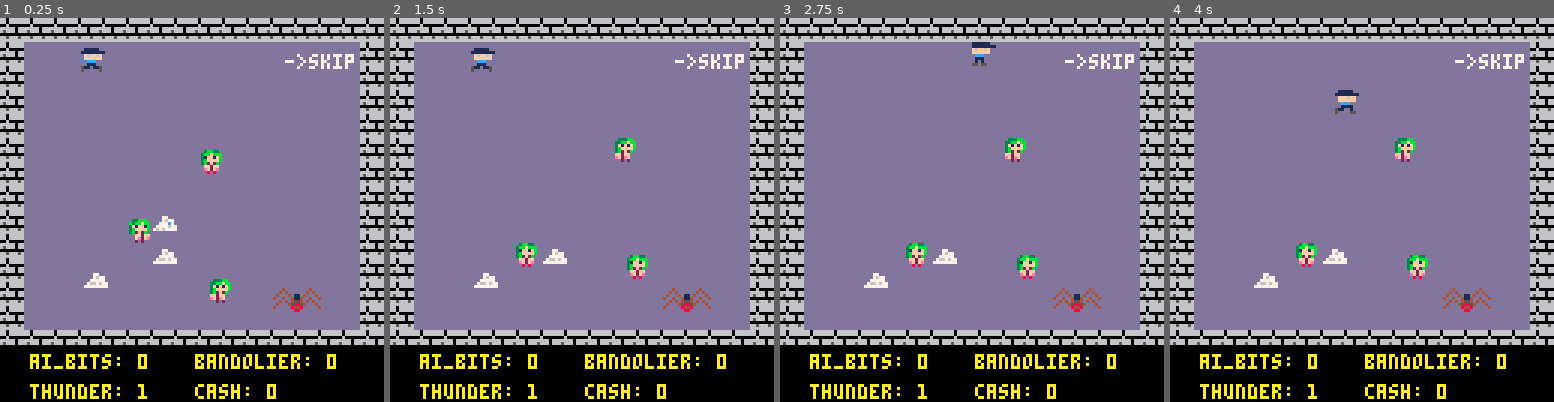
Above: before the commit, frames 1-4 (left to right).
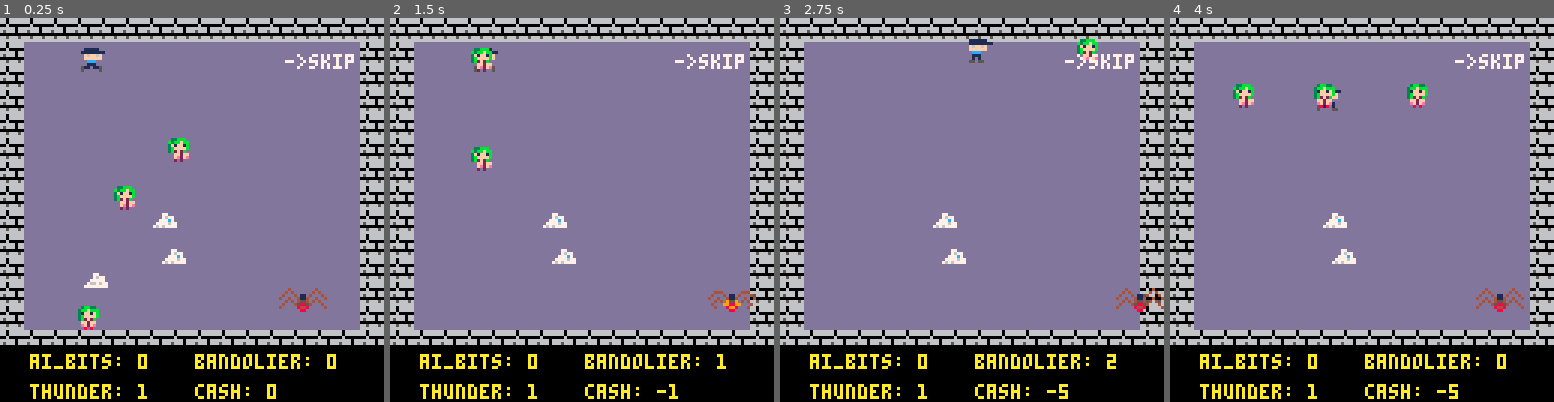
Above: after the commit, the same moments.

Repository: dfirebaugh/j46k
Game: PICO-8 cartridge j46k.p8
Two runs of this game, one before a commit and one after it. Both use one fixed random seed, a clock stepped at 60 frames per second and the inputs below.
Inputs:
- Up to frame 1 (0.25 s): no input
- Up to frame 2 (1.5 s): tap O (Z key) at 0.7 s
- Up to frame 3 (2.75 s): hold Right 1.6-2.1 s; tap O (Z key) at 1.7, 2.1, 2.5 s; hold Up 2.15-2.42 s; hold Right from 2.47 s (still down)
- Up to frame 4 (4 s): tap O (Z key) at 2.9, 3.3, 3.7 s; release Right at 3.03 s; hold Left 3.08-3.58 s; hold Down 3.63-3.97 s

The runs differ from the first frame. In frame 1, 2.3% of the frame differs, in the area x 20-86%, y 31-82%; in frame 2, 2.6%; in frame 3, 2.5%; in frame 4, 3.0%, in the area x 16-93%, y 17-100%.

Commit message:
better spawning of actors to the map animating spidy a bit

Diff:
--- a/j46k.p8
+++ b/j46k.p8
@@ -22,10 +22,10 @@
 sfx_enabled=0
 
 -- spawn chances
-lady_spawn_chance = 2
-spider_spawn_chance = 2
-tsnow_spawn_chance = 6
-aibit_spawn_chance = 4
+lady_spawn_number = 2
+spidy_spawn_number = 2
+tsnow_spawn_number = 8
+aibit_spawn_number = 5
 
 -- sprites
 tsnow_sprite = 32
@@ -47,6 +47,10 @@
 lady_inertia_inc = 0--.08
 lady_bounce = 1
 lady_speed = 1
+lady_return_rate = .2
+
+spidy_follow_rate = .01
+spidy_aggro_distance = 5
 
 jon_sprite = 0
 jon_attack_modifier = 1
@@ -60,8 +64,8 @@
 -- game_states:
 setup_intro_level = 0
 play_intro_level = 1
-setup_first_level = 2
-play_first_level = 3
+setup_generated_level = 2
+play_generated_level = 3
 
 -- game state:
 game_state = setup_intro_level
@@ -98,11 +102,11 @@
     game_state += 1
   elseif (game_state == play_intro_level) then
     update_intro_level()
-  elseif (game_state == setup_first_level) then
-    init_first_level()
+  elseif (game_state == setup_generated_level) then
+    init_generated_level()
     game_state += 1
-  elseif(game_state == play_first_level) then
-    update_first_level()
+  elseif(game_state == play_generated_level) then
+    update_generated_level()
   end
 end
 
@@ -111,9 +115,9 @@
   if(game_state == play_intro_level) then
     draw_intro_level()
     check_for_message()
-  elseif (game_state == setup_first_level) then
-  elseif (game_state == play_first_level) then
-    draw_first_level()
+  elseif (game_state == setup_generated_level) then
+  elseif (game_state == play_generated_level) then
+    draw_generation_level()
   end
 end
 
@@ -162,7 +166,7 @@
   draw_game_info()
 end
 
-function init_first_level()
+function init_generated_level()
   -- fill the map with walls
   fillmap()
   dig(startx, starty)
@@ -175,10 +179,15 @@
 
   init_actors()
   init_player()
-  jon.bandolier = 4
-end
-
-function update_first_level()
+
+
+  place_lady(5, 5)
+  place_lady(5, 10)
+  place_lady(2, 5)
+  place_lady(2, 25)
+end
+
+function update_generated_level()
   control_player(jon)
   foreach(actor, move_actor)
   if time() % 2 == 0 then
@@ -186,7 +195,7 @@
   end
 end
 
-function draw_first_level()
+function draw_generation_level()
   cls()
   camera(cam_x^1.5, cam_y^1.5)
 
@@ -224,28 +233,42 @@
 -- actor
 actor = {} --all actors in world
 
+-- inserts actor to the map
+-- if the cell is already occupied, we try again
+function insert_actor(actor_type)
+  local rndx = rnd(mapsize) + 1
+  local rndy = rnd(mapsize) + 1
+
+  if (mget(rndx, rndy) == floor) then
+    place_actor(rndx, rndy, actor_type)
+    return
+  end
+
+  insert_actor(actor_type)
+end
 -- init_actors
 -- initializes starting actors
 function init_actors()
   -- iterate through the map and place actors
-  for i=0, mapsize do
-    for j=0, mapsize do
-      local tile = mget(i,j)
-      if (tile == floor and check_neighbors(i, j)) then
-        if (rnd(100)+1 < spider_spawn_chance) then
-          place_spidy(i, j)
-        end
-
-        if (rnd(100)+1 < tsnow_spawn_chance) then
-          place_tsnow(i, j)
-        end
-
-        if (rnd(100)+1 < aibit_spawn_chance) then
-          place_aibit(i, j)
-        end
-      end
-    end
-  end
+  for i = 0, spidy_spawn_number do
+    insert_actor(spidy_id)
+  end
+
+  for i = 0, aibit_spawn_number do
+    insert_actor(aibit_id)
+  end
+
+  for i = 0, tsnow_spawn_number do
+    insert_actor(tsnow_id)
+  end
+end
+
+function place_actor(x, y, actor_type)
+  if (actor_type == spidy_id) place_spidy(x,y)
+
+  if (actor_type == aibit_id) place_aibit(x, y)
+
+  if (actor_type == tsnow_id) place_tsnow(x, y)
 end
 
 -- make an actor
@@ -278,7 +301,47 @@
   return a
 end
 
+function move_lady(a)
+  if (jon.x > a.x) then
+    a.x += lady_return_rate
+  end
+  if (jon.x < a.x) then
+    a.x -= lady_return_rate
+  end
+  if (jon.y > a.y) then
+    a.y += lady_return_rate
+  end
+  if (jon.y < a.y) then
+    a.y -= lady_return_rate
+  end
+end
+
+function move_spidy(a)
+  if(abs(jon.x - a.x) < spidy_aggro_distance and
+     abs(jon.y - a.y) < spidy_aggro_distance) then
+
+    if (jon.x > a.x) then
+      a.dx = spidy_follow_rate
+    end
+    if (jon.x < a.x) then
+      a.dx = -spidy_follow_rate
+    end
+    if (jon.y > a.y) then
+      a.dy = spidy_follow_rate
+    end
+    if (jon.y < a.y) then
+      a.dy = -spidy_follow_rate
+    end
+  else -- move spidy a bit back and forth
+    a.dx += flr(time())%6 < 3  and spidy_follow_rate or -spidy_follow_rate
+  end
+end
 function move_actor(a)
+
+  -- if it's a lady
+  --   move toward jon
+  if (a.actor_id == lady_id) move_lady(a)
+
   -- only move actor along x
   -- if the resulting position
   -- will not overlap with a wall
@@ -314,6 +378,11 @@
   a.frame %= a.frames
 
   a.t += 1
+
+  -- if it's a spidy
+  --   move the spidy
+  -- note: this happens after collisions
+  if (a.actor_id == spidy_id) move_spidy(a)
 end
 
 function make_lady(x, y)
